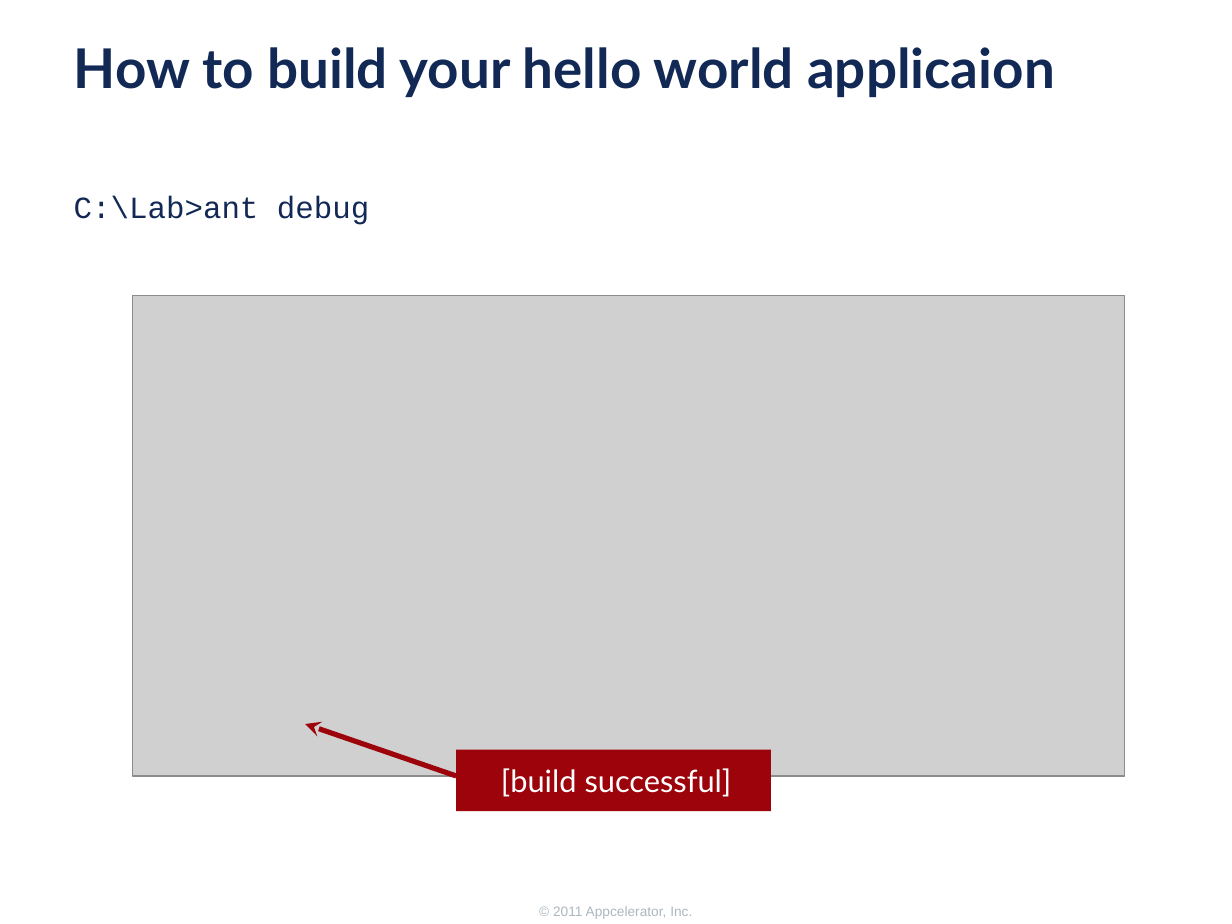
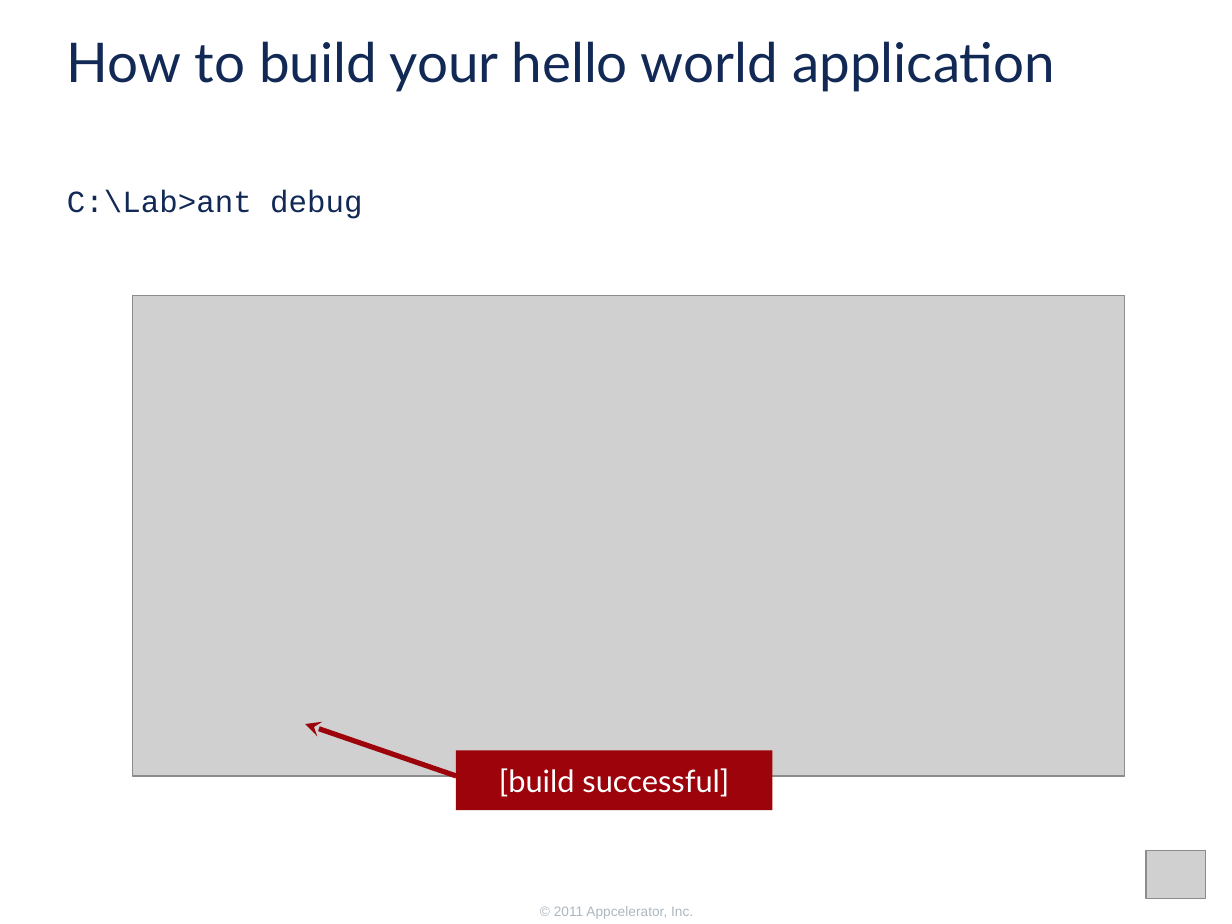
Before and after one commit to appcelerator-training-archive/tcad_certification, a slide deck: slide 14 of 210/210.ppt. Drawn at 1232x924 pixels with LibreOffice and Linux fonts; fonts in the diff are those of the drawing; grey boxes stand for pictures; background and template pictures are left out. Boxes give left, top, right and bottom in pixels: in the first picture for what was removed or moved away, otherwise in the second. Text is boxed around its words. In the diff, an @@ line names an element or a change of style, - is before the commit and + after.

```diff
--- a/210/210.ppt
+++ b/210/210.ppt
@@ text at bbox=[67, 41, 1055, 92]: text changed; bold off @@
-How to build your hello world applicaion
+How to build your hello world application
@@ text "C:\Lab>ant debug" at bbox=[67, 190, 362, 219]: indent changed @@
@@ rectangle "[build successful]" at bbox=[456, 750, 772, 811]: indent changed @@
@@ picture added at bbox=[1146, 850, 1205, 898] @@
@@ text removed at bbox=[553, 906, 692, 919] @@
-© 2011 Appcelerator, Inc.
@@ text added at bbox=[554, 906, 693, 919], 8 pt, text #ACB8C0 @@
+© 2011 Appcelerator, Inc.
```
Also in this commit, not shown: 30 other slides changed, 13 other files.
